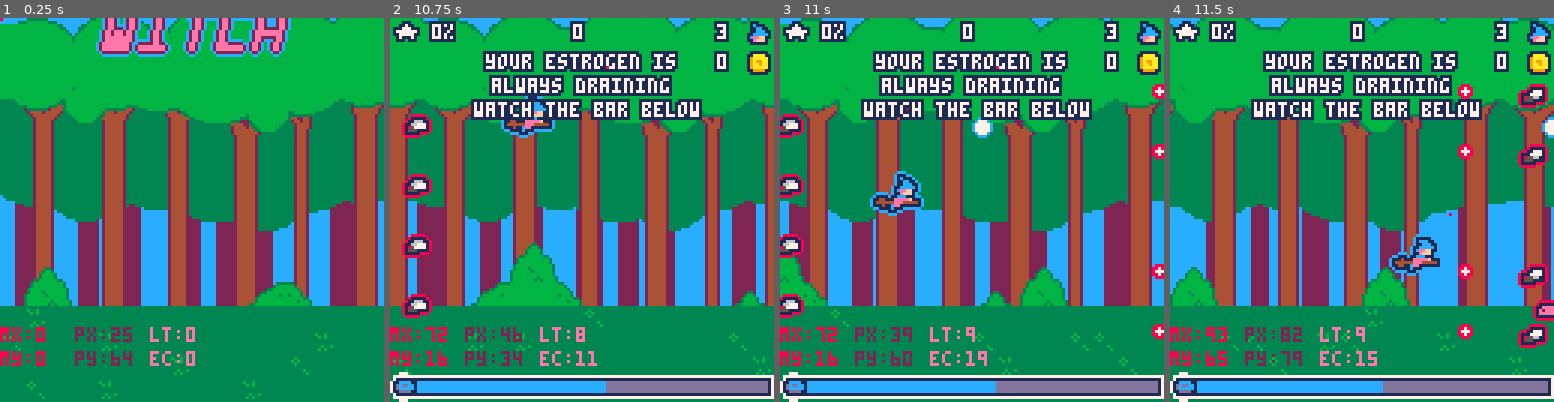
Above: before the commit, frames 1-4 (left to right).
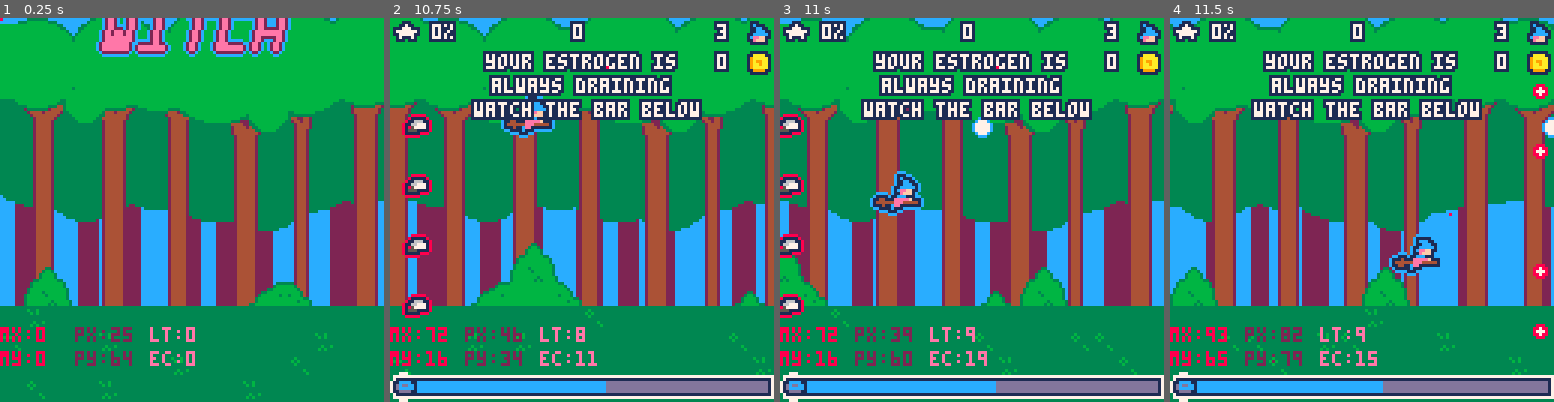
Above: after the commit, the same moments.

Repository: roseblack02/pico8-witch_blaster
Game: PICO-8 cartridge witch_blaster.p8
Same seed, same stepped clock (60 frames per second), same inputs: the game is played once before the commit and once after it.
Inputs (mouse positions are in pixels of both pictures, inside the frame that each line leads up to):
- Up to frame 1 (0.25 s): no input
- Up to frame 2 (10.75 s): tap X (X key) at 0.33, 1.07, 1.85, 2.97, 4.08, 5.2, 6.32, 7.43, 8.55, 9.67 s; click (670, 121) at 0.67 s; tap O (Z key) at 0.7, 1.7, 2.1, 2.5, 2.9, 3.3, 3.7, 4.1, 4.5, 4.9, 5.3, 5.7, 6.1, 6.5, 6.9, 7.3, 7.7, 8.1, 8.5, 8.9, 9.3, 9.7, 10.1, 10.5 s; click (436, 267) at 1.22 s; hold Right 1.6-2.1 s; click (497, 114) at 1.77 s; hold Up 2.15-2.42 s; click (562, 259) at 2.32 s; hold Right 2.47-3.03 s; click (624, 106) at 2.87 s; hold Left 3.08-3.58 s; click (685, 256) at 3.42 s; hold Down 3.63-3.97 s; click (451, 102) at 3.97 s; hold Right 4.02-4.68 s; click (512, 248) at 4.52 s; hold Up 4.73-5.03 s; click (574, 94) at 5.07 s; hold Left 5.08-5.68 s; click (639, 244) at 5.62 s; hold Down 5.73-6.03 s; hold Right 6.08-6.58 s; click (701, 90) at 6.17 s; hold Right 6.63-7.13 s; click (466, 236) at 6.72 s; hold Up 7.18-7.45 s; click (528, 83) at 7.27 s; hold Right 7.5-8.07 s; click (589, 229) at 7.82 s; hold Left 8.12-8.62 s; click (654, 79) at 8.37 s; hold Down 8.67-9 s; click (716, 225) at 8.92 s; hold Right 9.05-9.72 s; click (478, 71) at 9.47 s; hold Up 9.77-10.07 s; click (543, 217) at 10.02 s; hold Left 10.12-10.72 s; click (605, 64) at 10.57 s
- Up to frame 3 (11 s): hold Down from 10.77 s (still down); tap X (X key) at 10.78 s; tap O (Z key) at 10.9 s
- Up to frame 4 (11.5 s): release Down at 11.07 s; click (1450, 213) at 11.12 s; hold Right from 11.12 s (still down); tap O (Z key) at 11.3 s

Frames 1-2 are identical in both runs. In frame 3, 0.4% of the frame differs, in the area x 96-100%, y 17-84%; in frame 4, 2.2%, in the area x 75-100%, y 17-86%.

Commit message:
changes to level 1

Diff:
--- a/levels.lua
+++ b/levels.lua
@@ -1,15 +1,15 @@
 --multidimensional array of coords for levels
 --level > wave > enemy type (flies,gulls,owls,worms,snails,chickens,wizards,eggs) > coords
 level1={wave1={flies={{220,34},{220,54},{220,74},{220,94},
-						{350,24},{350,44},{350,84},{350,104}},
-				worms={{275,94},{295,104},{315,114}}
+						{375,24},{375,44},{375,84},{375,104}},
+				worms={{305,94},{325,104},{345,114}}
 			},
-		wave2={flies={{250,34},{270,34},{290,34},{250,94},{220,5094},{290,94},
-						{350,44},{370,44},{390,44},{350,74},{370,74},{390,74},},
+		wave2={flies={{300,34},{320,34},{340,34},{300,94},{270,5094},{340,94},
+						{400,44},{420,44},{440,44},{400,74},{420,74},{440,74},},
 				worms={{270,104},{300,104},{330,114},{360,114}}
 			},
-		wave3={gulls={{210,38},{210,70},{210,102},
-						{360,38},{360,70},{360,102}}
+		wave3={gulls={{260,38},{260,70},{260,102},
+						{410,38},{410,70},{410,102}}
 			}
 		}
 
--- a/witch_blaster.p8
+++ b/witch_blaster.p8
@@ -8,6 +8,8 @@
 
 	make 7 levels (4 and 7 are bosses)
 	make boss enemies (egg) (wizard)
+
+	refine tutorial level
 
 	game music
 	shop music
